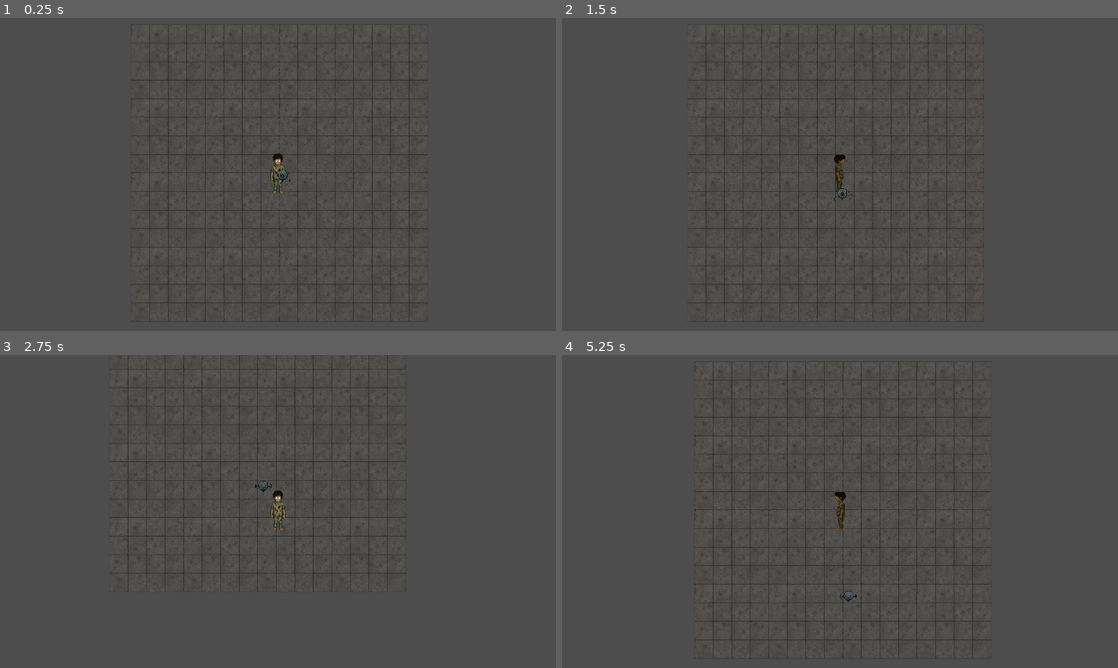
Above: before the commit, frames 1-4 (two rows, left to right).
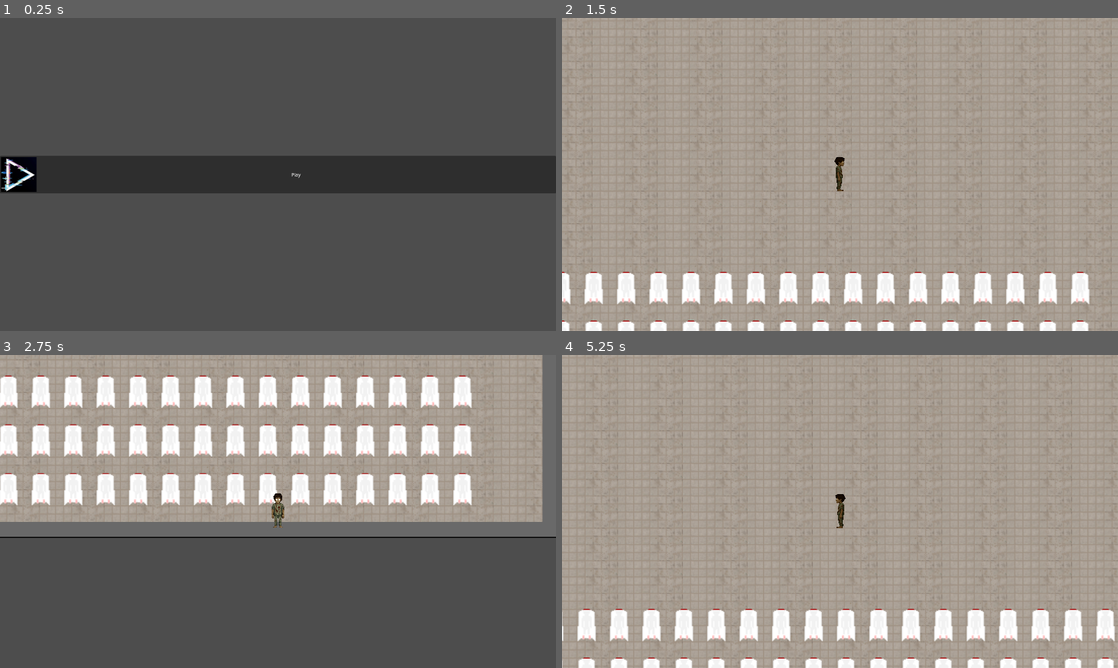
Above: after the commit, the same moments.

Repository: PapaGreeen/the-project
Game: Godot game, scene res://scenes/MainMenu.tscn
The game is run twice, just before and just after one commit, with the same random seed, the same clock (stepped at 60 frames per second) and the same inputs. Before the commit the project starts from res://scenes/main.tscn.
Inputs (mouse positions are in pixels of both pictures, inside the frame that each line leads up to):
- Up to frame 1 (0.25 s): no input
- Up to frame 2 (1.5 s): click (840, 174) at 0.5 s, where only the run after the commit has a clickable "Play"; hold Right (ui_right) from 1.28 s (still down); hold Ctrl (crouch) from 1.28 s (still down)
- Up to frame 3 (2.75 s): release Right (ui_right) at 2.03 s; release Ctrl (crouch) at 2.03 s; hold Down (ui_down) from 2.03 s (still down); tap Shift (sprint) at 2.1 s
- Up to frame 4 (5.25 s): release Down (ui_down) at 2.78 s; hold Right (ui_right) 2.78-3.53 s; hold Ctrl (crouch) 2.78-3.53 s; hold Up (ui_up) 3.53-4.28 s; tap Shift (sprint) at 3.6, 5.1 s; hold Ctrl (crouch) 4.28-5.03 s; hold Left (ui_left) from 4.28 s (still down)

The runs differ from the first frame. In frame 1, 14% of the frame differs, in the area x 0-100%, y 2-97%; in frame 2, 100%; in frame 3, 58%; in frame 4, 100%, in the area x 0-100%, y 0-100%.

Commit message:
main menu added, level_0 set as starting map

Diff:
--- a/project.godot
+++ b/project.godot
@@ -11,7 +11,7 @@
 [application]
 
 config/name="The_Project"
-run/main_scene="uid://dtgx743qmwbvh"
+run/main_scene="uid://bl1gmvj6x4xf4"
 config/features=PackedStringArray("4.4", "Forward Plus")
 config/icon="res://icon.svg"
 
--- /dev/null
+++ b/scenes/MainMenu.gd
@@ -0,0 +1,4 @@
+extends Control
+
+func _on_play_button_pressed():
+	get_tree().change_scene_to_file("res://scenes/Level_0.tscn")
--- /dev/null
+++ b/scenes/MainMenu.tscn
@@ -0,0 +1,28 @@
+[gd_scene load_steps=3 format=3 uid="uid://bl1gmvj6x4xf4"]
+
+[ext_resource type="Script" uid="uid://m157fu4dr441" path="res://scenes/MainMenu.gd" id="1_0ykhv"]
+[ext_resource type="Texture2D" uid="uid://dppyk6wrtkryf" path="res://assets/icons/glitchy-play.png" id="2_2wh52"]
+
+[node name="MainMenu" type="Control"]
+layout_mode = 3
+anchors_preset = 15
+anchor_right = 1.0
+anchor_bottom = 1.0
+grow_horizontal = 2
+grow_vertical = 2
+script = ExtResource("1_0ykhv")
+
+[node name="PlayButton" type="Button" parent="."]
+layout_mode = 1
+anchors_preset = 14
+anchor_top = 0.5
+anchor_right = 1.0
+anchor_bottom = 0.5
+offset_top = -64.5
+offset_bottom = 64.5
+grow_horizontal = 2
+grow_vertical = 2
+text = "Play"
+icon = ExtResource("2_2wh52")
+
+[connection signal="pressed" from="PlayButton" to="." method="_on_play_button_pressed"]
--- a/scenes/Player.tscn
+++ b/scenes/Player.tscn
@@ -18,3 +18,4 @@
 shape = SubResource("RectangleShape2D_5q5h1")
 
 [node name="Camera2D" type="Camera2D" parent="."]
+zoom = Vector2(3.5, 3.5)
Binary file added: assets/icons/glitchy-play.png
Not shown, added: assets/icons/glitchy-play.png.import
Binary file added: assets/icons/noun-play-6241413.png
Not shown, added: assets/icons/noun-play-6241413.png.import
Not shown, added: scenes/MainMenu.gd.uid
